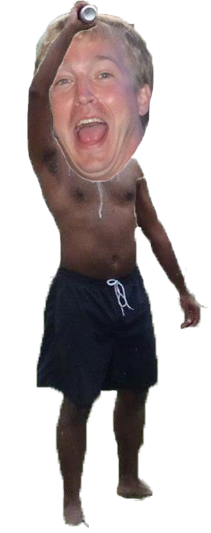
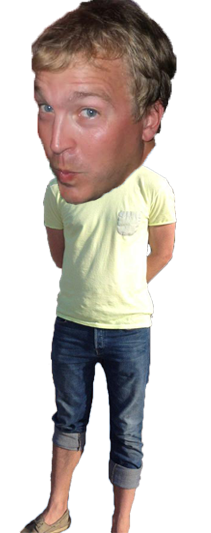
Layers edited between the first and the second (211, 533) image:
renamed "Layer 0 copy" to "Layer 4", painted on it over [26,0,177,206]
removed layer "Layer 2" over [33,10,156,182]
renamed "Layer 0" to "Layer 3", painted on it over [19,0,209,533]
